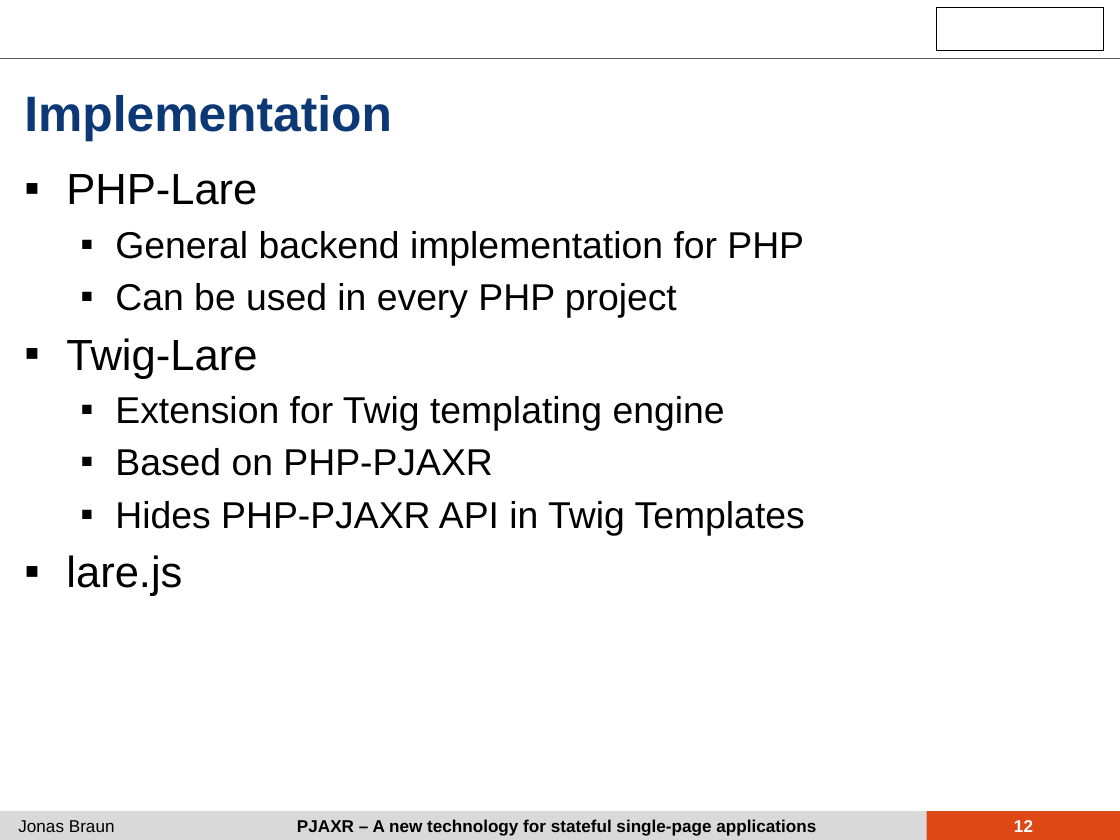
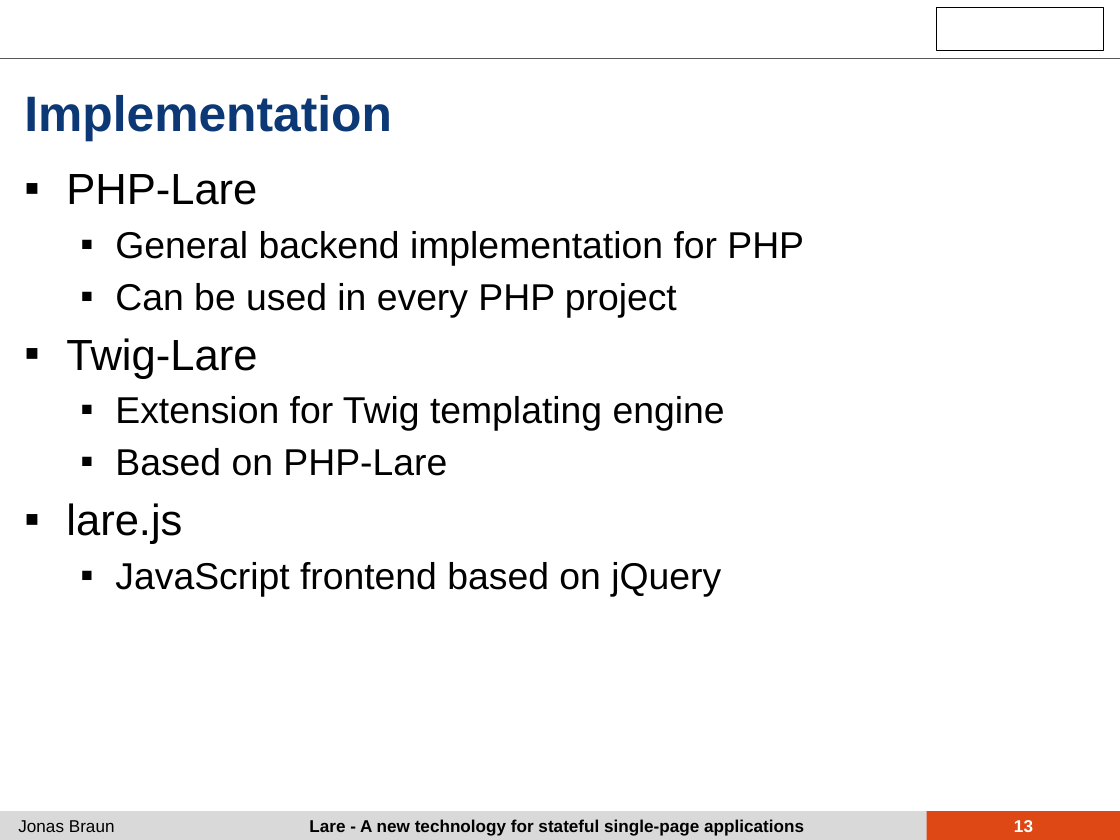
Before and after one commit to iekadou/bachelor-thesis, a slide deck: slide 13 of colloquium/colloquium.pptx (slide 12 before the commit). Drawn at 1120x840 pixels with LibreOffice and Linux fonts; fonts in the diff are those of the drawing; background and template pictures are left out. Boxes give left, top, right and bottom in pixels: in the first picture for what was removed or moved away, otherwise in the second. Text is boxed around its words. In the diff, an @@ line names an element or a change of style, - is before the commit and + after.

```diff
--- a/colloquium/colloquium.pptx
+++ b/colloquium/colloquium.pptx
@@ text at bbox=[115, 448, 447, 476]: text changed @@
-  ▪ Based on PHP-PJAXR
-  ▪ Hides PHP-PJAXR API in Twig Templates
+  ▪ Based on PHP-Lare
@@ text at bbox=[115, 562, 721, 596]: paragraph added @@
+  ▪ JavaScript frontend based on jQuery
@@ text at bbox=[309, 819, 804, 836]: text changed @@
-PJAXR – A new technology for stateful single-page applications
+Lare - A new technology for stateful single-page applications
@@ page number at bbox=[1014, 820, 1033, 832]: text changed @@
-12
+13
```
Also in this commit, not shown: 21 other slides changed, 3 slides added, 1 slide removed, 1 other file.
